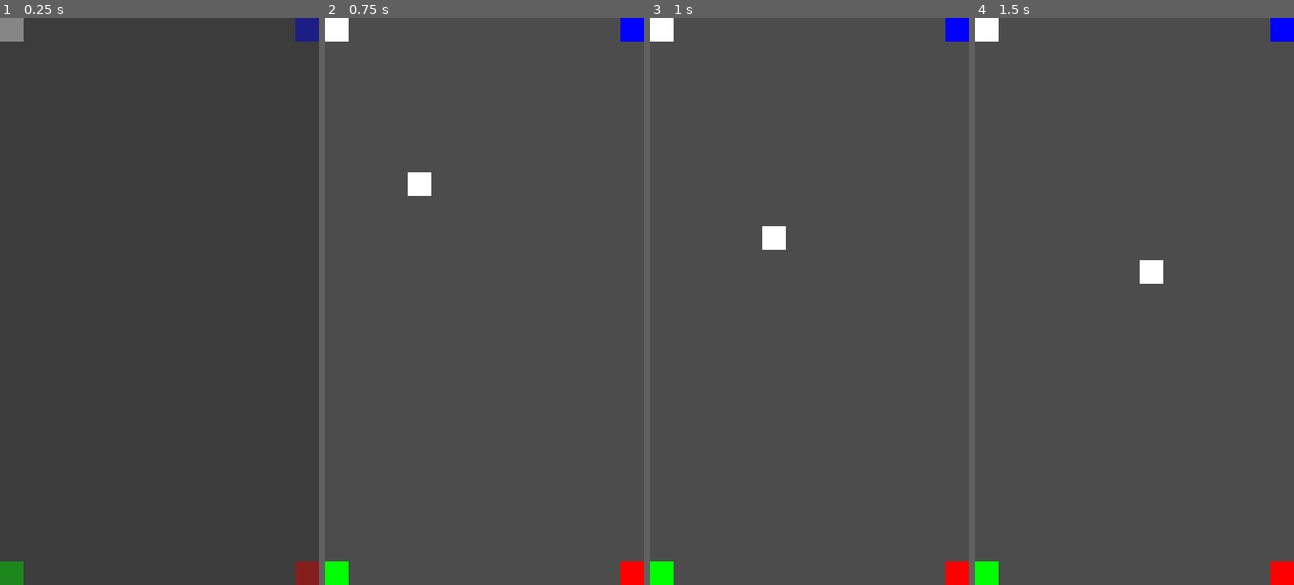
Above: before the commit, frames 1-4 (left to right).
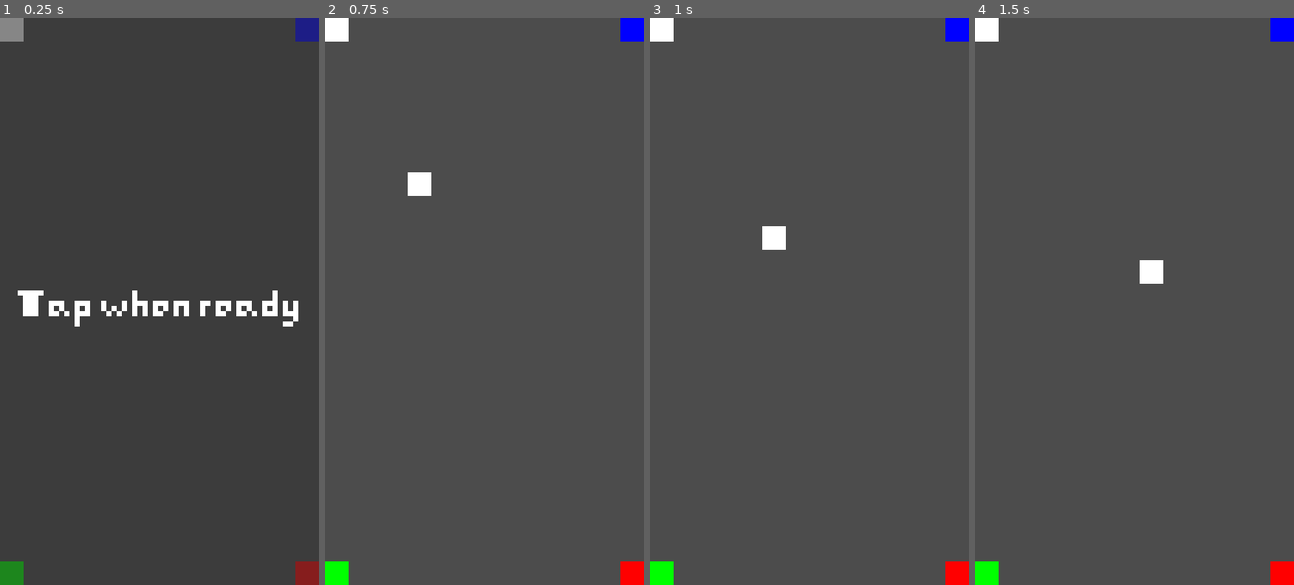
Above: after the commit, the same moments.

Repository: Kiel97/easy-jam-8bits-to-infinity
Game: Godot game, scene res://Game.tscn
The game is run twice, just before and just after one commit, with the same random seed, the same clock (stepped at 60 frames per second) and the same inputs.
Inputs (mouse positions are in pixels of both pictures, inside the frame that each line leads up to):
- Up to frame 1 (0.25 s): no input
- Up to frame 2 (0.75 s): click (484, 301) at 0.5 s
- Up to frame 3 (1 s): no input
- Up to frame 4 (1.5 s): move the mouse to (1204, 273) at 1.27 s

The runs differ from the first frame. In frame 1, 1.5% of the frame differs, in the area x 5-94%, y 48-55%; in frame 2, nothing differs; in frame 3, nothing differs; in frame 4, nothing differs.

Commit message:
Added I-pixel-u font and tap when ready label

Diff:
--- a/Game.gd
+++ b/Game.gd
@@ -6,6 +6,7 @@
 onready var spawn_point: PathFollow2D = $JunkGenerator/JunkPath/JunkPathSpawner
 onready var junk_timer: Timer = $JunkGenerator/JunkTimer
 onready var tap_button: TextureButton = $CanvasLayer/Control/TapButton
+onready var tap_label: Label = $CanvasLayer/Control/TapLabel
 
 export var junks: Array = [load("res://Shard.tscn")]
 
@@ -28,6 +29,7 @@
 
 func new_game():
 	tap_button.visible = false
+	tap_label.visible = false
 	for child in $Junk.get_children():
 		child.queue_free()
 	score = 0
@@ -50,6 +52,7 @@
 	$Player.visible = false
 	self.is_playing = false
 	tap_button.visible = true
+	tap_label.visible = true
 	print("Your score is: ", score)
 
 func _on_TextureButton_pressed():
--- a/Game.tscn
+++ b/Game.tscn
@@ -1,10 +1,11 @@
-[gd_scene load_steps=9 format=2]
+[gd_scene load_steps=11 format=2]
 
 [ext_resource path="res://Player.tscn" type="PackedScene" id=1]
 [ext_resource path="res://Game.gd" type="Script" id=2]
 [ext_resource path="res://Shard.tscn" type="PackedScene" id=3]
 [ext_resource path="res://Bin.tscn" type="PackedScene" id=4]
 [ext_resource path="res://square8x8.png" type="Texture" id=5]
+[ext_resource path="res://I-pixel-u.ttf" type="DynamicFontData" id=6]
 
 [sub_resource type="RectangleShape2D" id=1]
 extents = Vector2( 80, 20 )
@@ -16,6 +17,11 @@
 _data = {
 "points": PoolVector2Array( 0, 0, 0, 0, 4, 4, 0, 0, 0, 0, 4, 188, 0, 0, 0, 0, 104, 188, 0, 0, 0, 0, 104, 4, 0, 0, 0, 0, 4, 4 )
 }
+
+[sub_resource type="DynamicFont" id=4]
+size = 14
+extra_spacing_space = -5
+font_data = ExtResource( 6 )
 
 [node name="Game" type="Node2D"]
 script = ExtResource( 2 )
@@ -138,6 +144,20 @@
 __meta__ = {
 "_edit_use_anchors_": false
 }
+
+[node name="TapLabel" type="Label" parent="CanvasLayer/Control"]
+anchor_top = 0.5
+anchor_right = 1.0
+anchor_bottom = 0.5
+margin_top = -9.0
+margin_bottom = 9.0
+custom_fonts/font = SubResource( 4 )
+text = "Tap when ready"
+align = 1
+valign = 1
+__meta__ = {
+"_edit_use_anchors_": false
+}
 [connection signal="shard_collected" from="Bins/WhiteBin" to="." method="_on_Bin_shard_collected"]
 [connection signal="wrong_color" from="Bins/WhiteBin" to="." method="_on_Bin_wrong_color"]
 [connection signal="shard_collected" from="Bins/BlueBin" to="." method="_on_Bin_shard_collected"]
Binary file added: I-pixel-u.ttf
